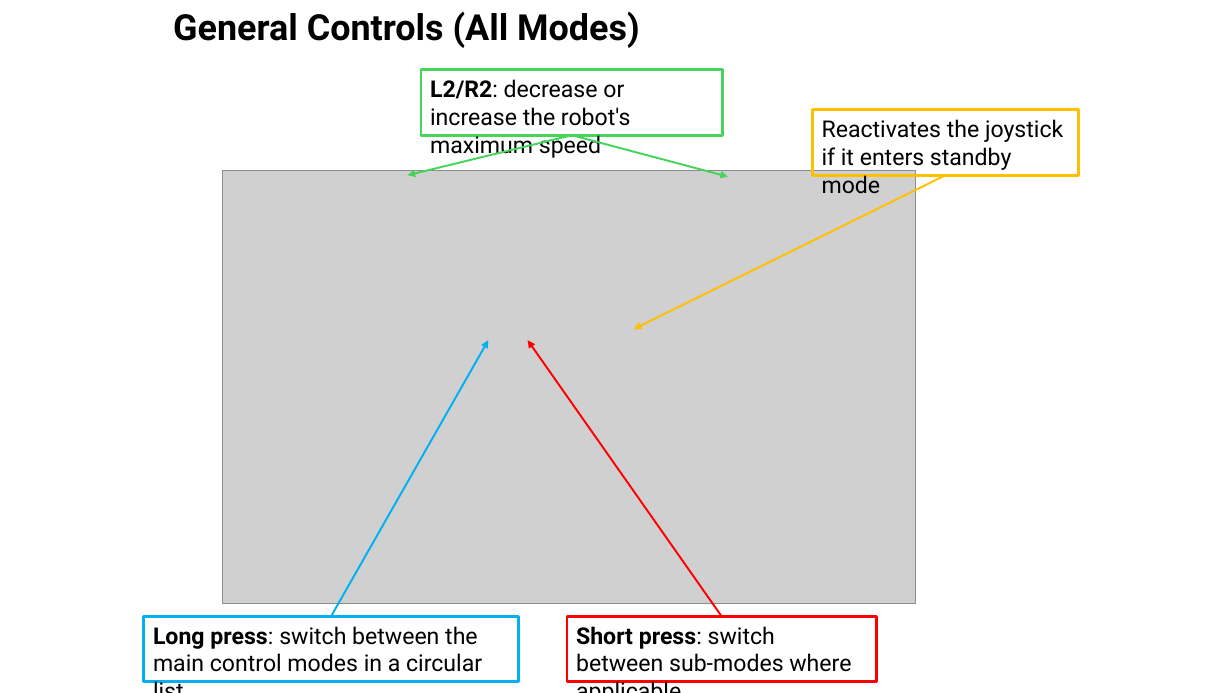
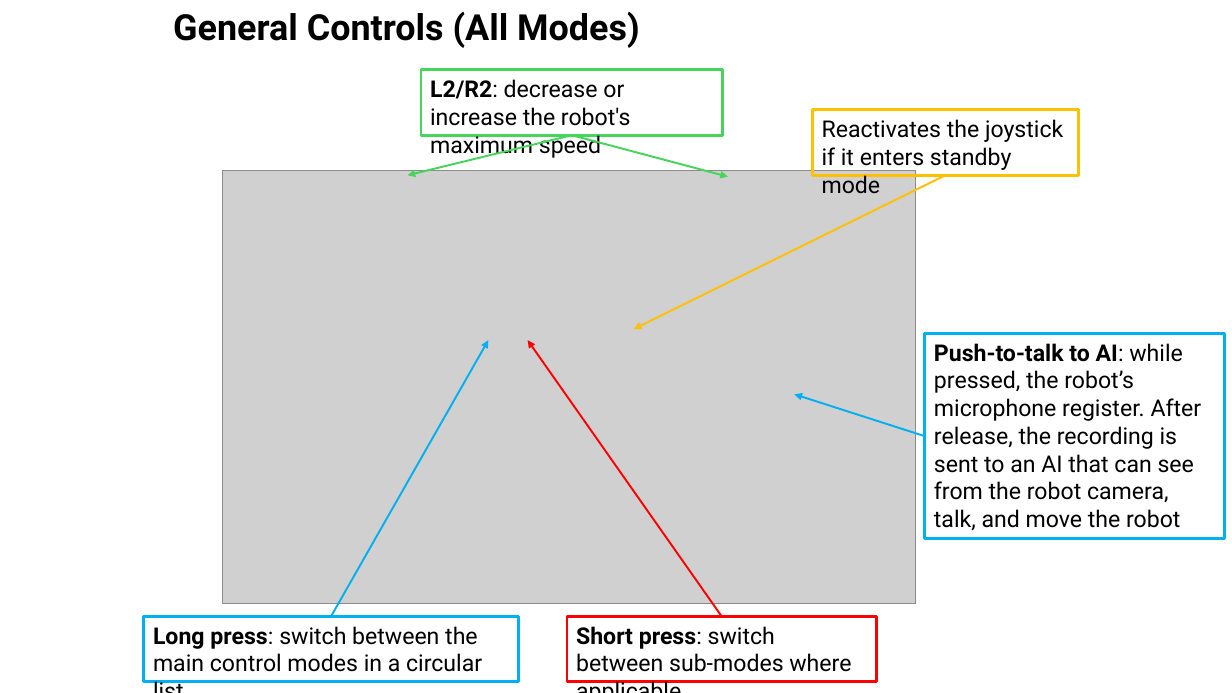
Before and after one commit to irotaicnoc/yahboom_rdk_x3_robot, a slide deck: slide 1 of sunriseRobot/app_SunriseRobot/info/ps2_controller_map_en.pptx. Drawn at 1232x693 pixels with LibreOffice and Linux fonts; fonts in the diff are those of the drawing; grey boxes stand for pictures. Boxes give left, top, right and bottom in pixels: in the first picture for what was removed or moved away, otherwise in the second. Text is boxed around its words. In the diff, an @@ line names an element or a change of style, - is before the commit and + after.

```diff
--- a/sunriseRobot/app_SunriseRobot/info/ps2_controller_map_en.pptx
+++ b/sunriseRobot/app_SunriseRobot/info/ps2_controller_map_en.pptx
@@ rectangle added at (x1=925, y1=334, x2=1225, y2=539), outline #00B0F0 2.25 pt, 18 pt, text #000000 @@
+Push-to-talk to AI: while pressed, the robot’s microphone register. After release, the recording is sent to an AI that can see from the robot camera, talk, and move the robot
@@ arrow added from (925, 436) to (795, 395), #00B0F0 1.5 pt @@
```
Also in this commit, not shown: 1 other slide changed, 2 other files.
